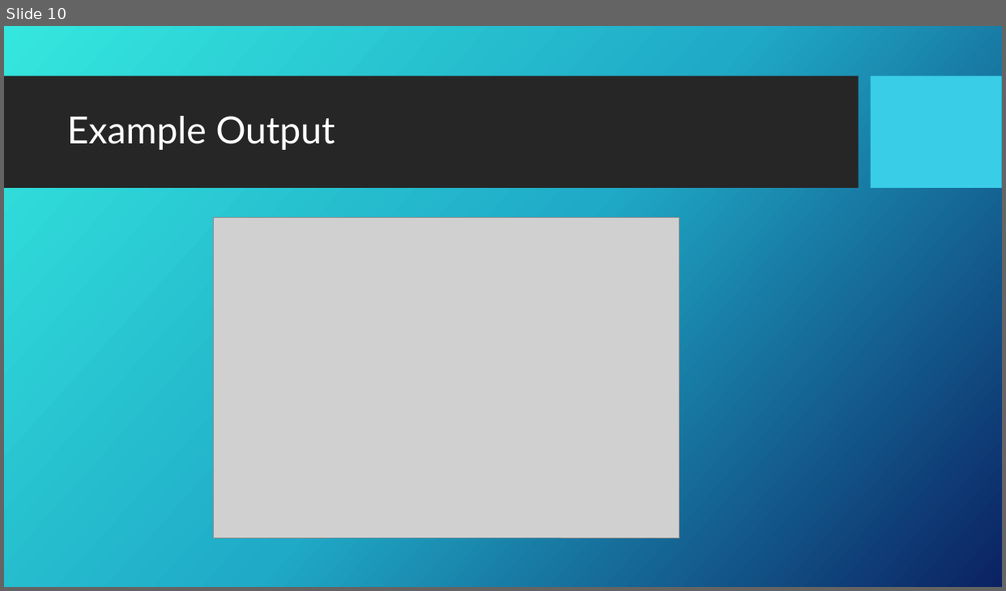
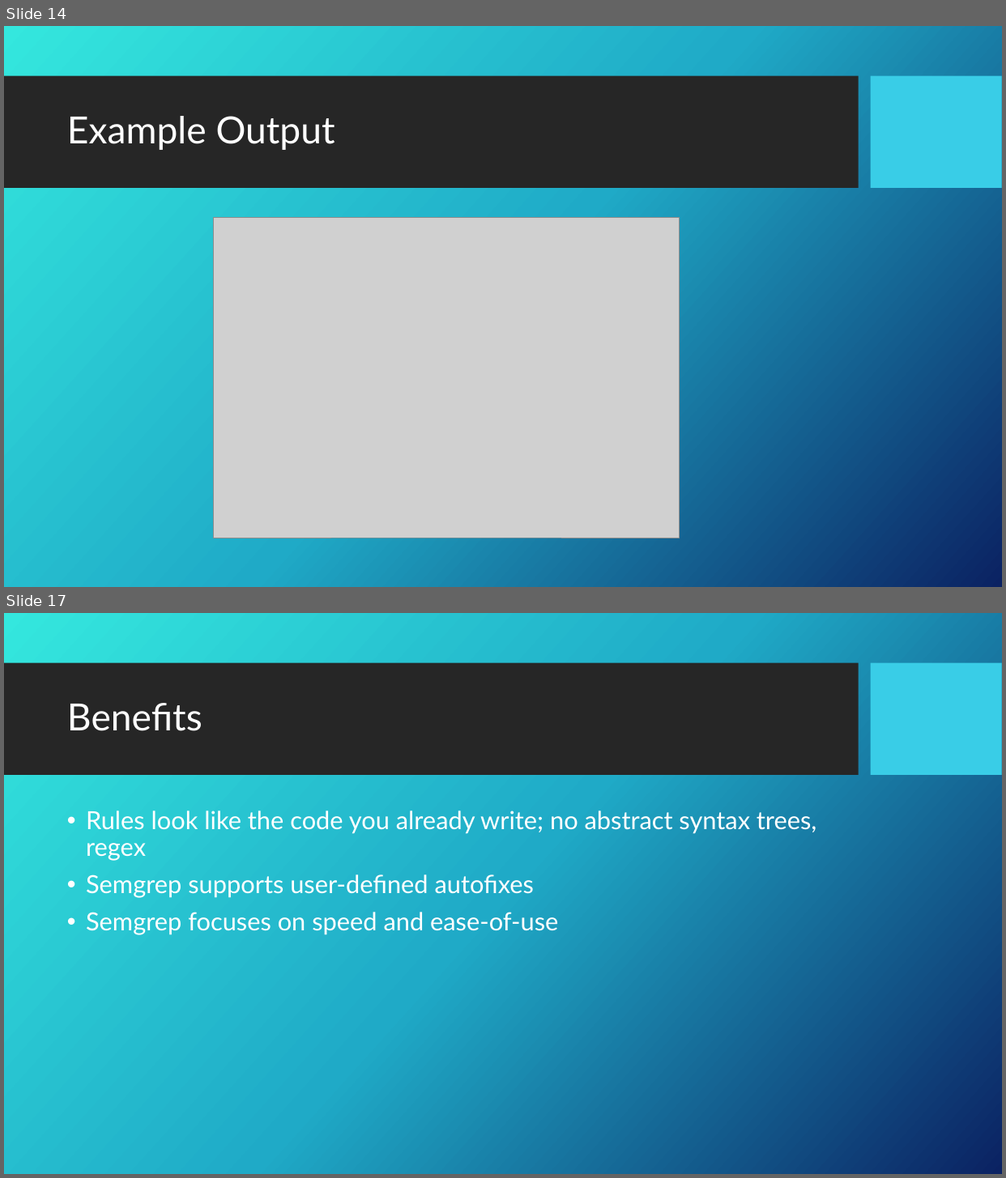
Before and after one commit to ajeesh875/pyShellSAST, a slide deck: SEMGREP.pptx. Shown one above the other, each under a label of ours: slide 10 before the commit, slides 14 and 17 after it; the slides between them are not shown. The pictures are 1006x591 and 1006x1178 pixels, drawn with LibreOffice and Linux fonts; fonts in the diff are those of the drawing; grey boxes stand for pictures; background and template pictures are left out. Boxes give left, top, right and bottom in pixels: in the first picture for what was removed or moved away, otherwise in the second. Text is boxed around its words. In the diff, an @@ line names an element or a change of style, - is before the commit and + after.

```diff
--- a/SEMGREP.pptx
+++ b/SEMGREP.pptx
@@ slide 17 added at [4, 613, 1002, 1174], background picture (left out); not listed: 2 template elements that a slide beside it also shows @@
@@ title added at [67, 703, 202, 731], 36 pt, text #FFFFFF @@
+Benefits
@@ text added at [86, 811, 816, 935], 24 pt, text #FFFFFF @@
+• Rules look like the code you already write; no abstract syntax trees, regex
+• Semgrep supports user-defined autofixes
+• Semgrep focuses on speed and ease-of-use
@@ what was slide 10 is now slide 14 @@
```
Also in this commit, not shown: 4 slides changed, 8 other slides added, 1 slide removed.
